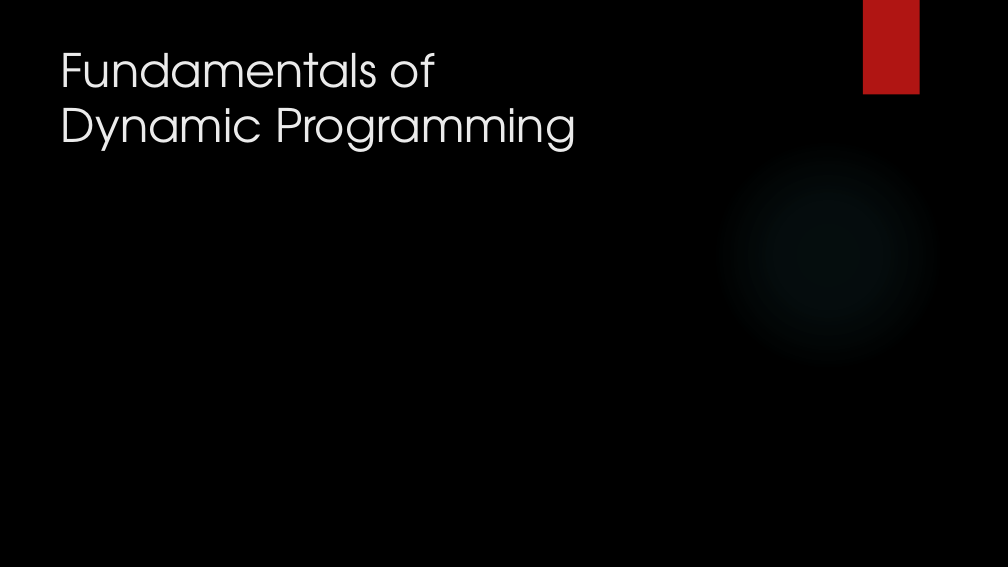
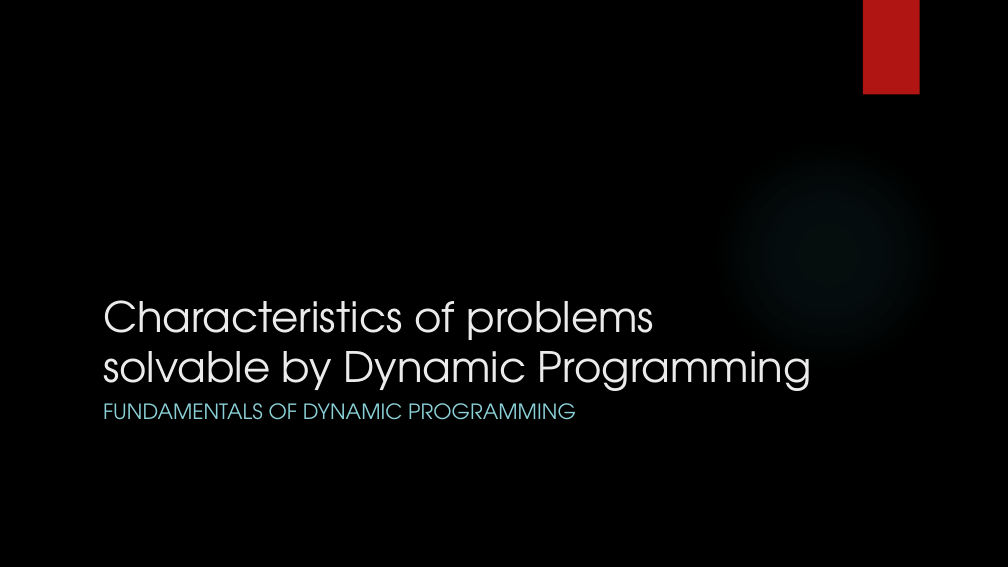
Before and after one commit to Brucknem-TUMProjects/Get-me-out-of-here, a slide deck: slide 10 of Seminararbeit/Get me out of here.pptx (slide 8 before the commit). Drawn at 1008x567 pixels with LibreOffice and Linux fonts; fonts in the diff are those of the drawing; background and template pictures are left out. Boxes give left, top, right and bottom in pixels: in the first picture for what was removed or moved away, otherwise in the second. Text is boxed around its words. In the diff, an @@ line names an element or a change of style, - is before the commit and + after.

Commit message:
Presentation in progress

```diff
--- a/Seminararbeit/Get me out of here.pptx
+++ b/Seminararbeit/Get me out of here.pptx
@@ title added at [103,300,812,391], 40 pt, text #EBEBEB @@
+Characteristics of problems solvable by Dynamic Programming
@@ text at [103,403,576,420]: text changed; size 44 to 20 pt; text colour #EBEBEB to #8AD0D6 @@
-Fundamentals of
-Dynamic Programming
+FUNDAMENTALS OF DYNAMIC PROGRAMMING
```
Also in this commit, not shown: 3 other slides changed, 9 slides added, 19 other files.
